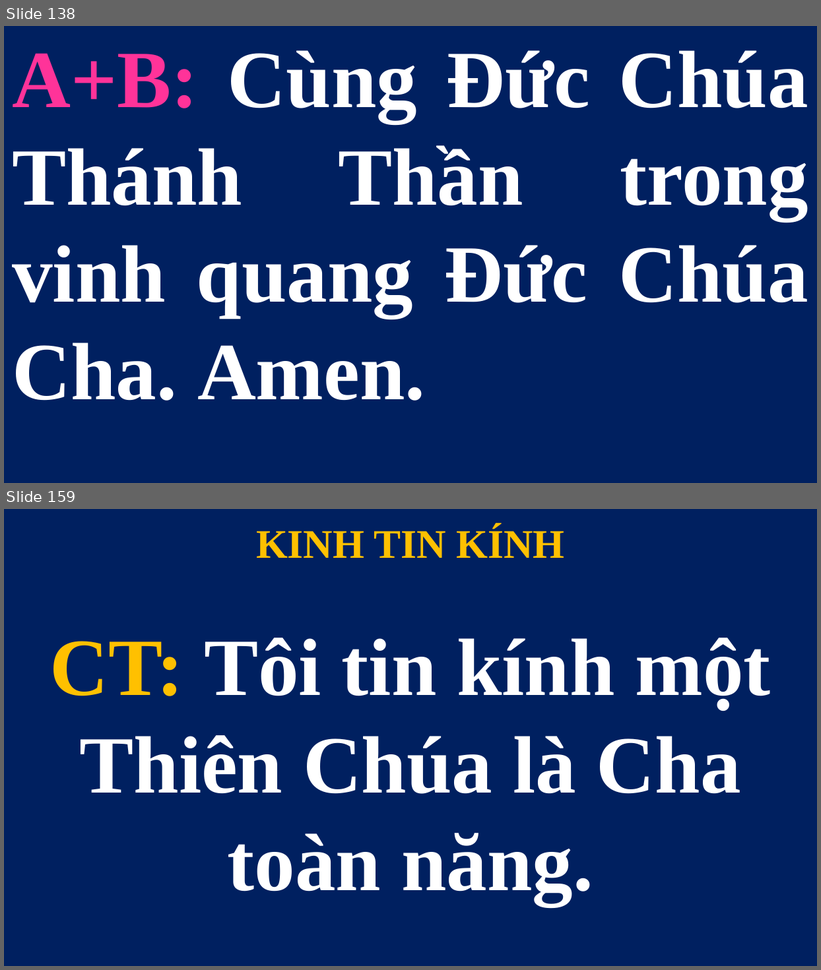
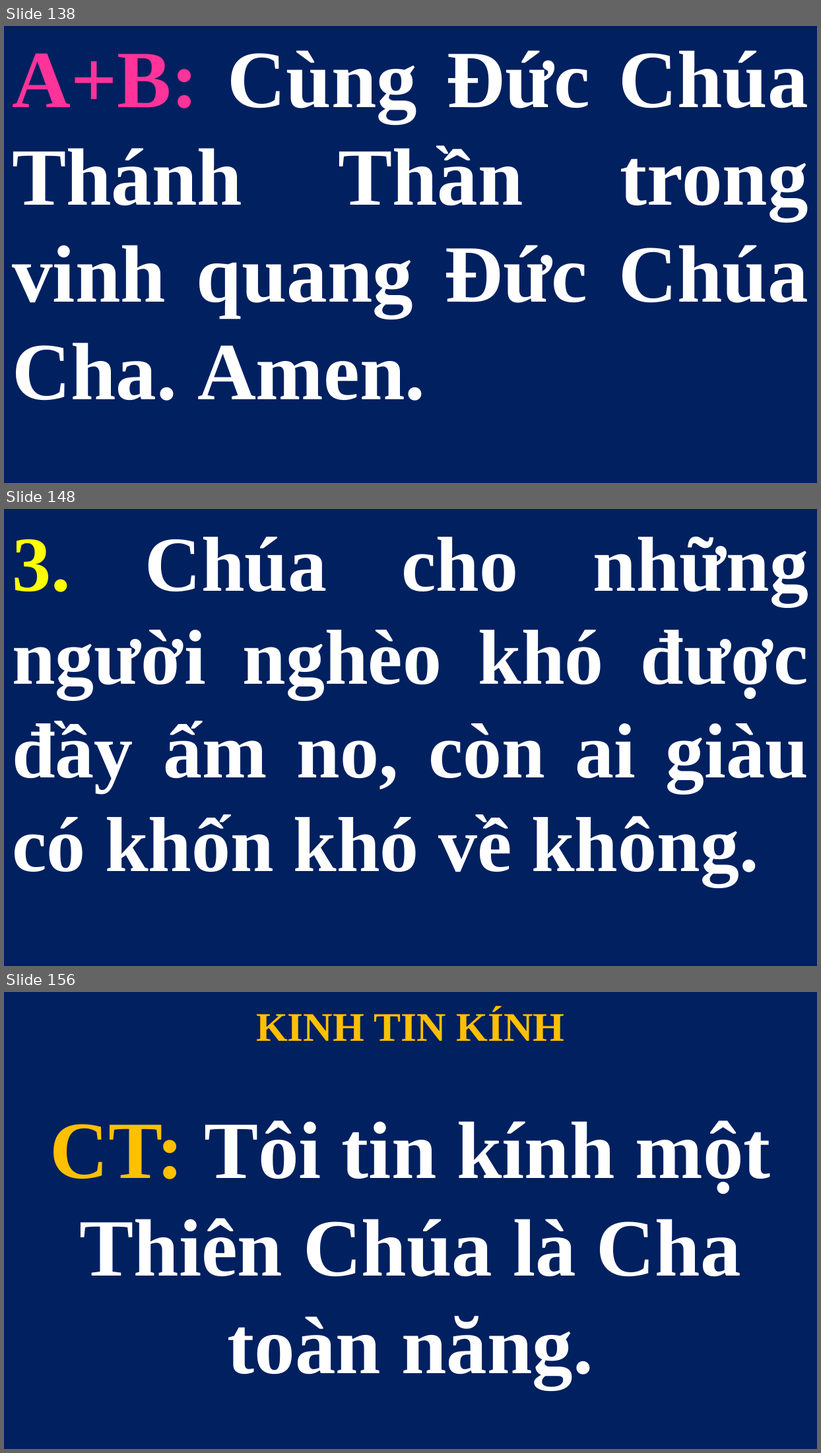
Before and after one commit to lythanhngodev64/SlideLe, a slide deck: Slide/CN-27-TN 2026.pptx. Shown one above the other, each under a label of ours: slides 138 and 159 before the commit, slides 138, 148 and 156 after it; the slides between them are not shown. The pictures are 821x970 and 821x1453 pixels, drawn with LibreOffice and Linux fonts; fonts in the diff are those of the drawing. Boxes give left, top, right and bottom in pixels: in the first picture for what was removed or moved away, otherwise in the second. Text is boxed around its words. In the diff, an @@ line names an element or a change of style, - is before the commit and + after.

```diff
--- a/Slide/CN-27-TN 2026.pptx
+++ b/Slide/CN-27-TN 2026.pptx
@@ slide 148 added at [4,509,817,966], background #FFFFFF @@
@@ subtitle added at [4,509,817,966], fill #002060, 69 pt, text #FFFFFF, bold @@
+3. Chúa cho những người nghèo khó được đầy ấm no, còn ai giàu có khốn khó về không.
@@ what was slide 159 is now slide 156 @@
```
Also in this commit, not shown: 2 slides changed, 9 other slides added, 13 slides removed, 1 other file.
